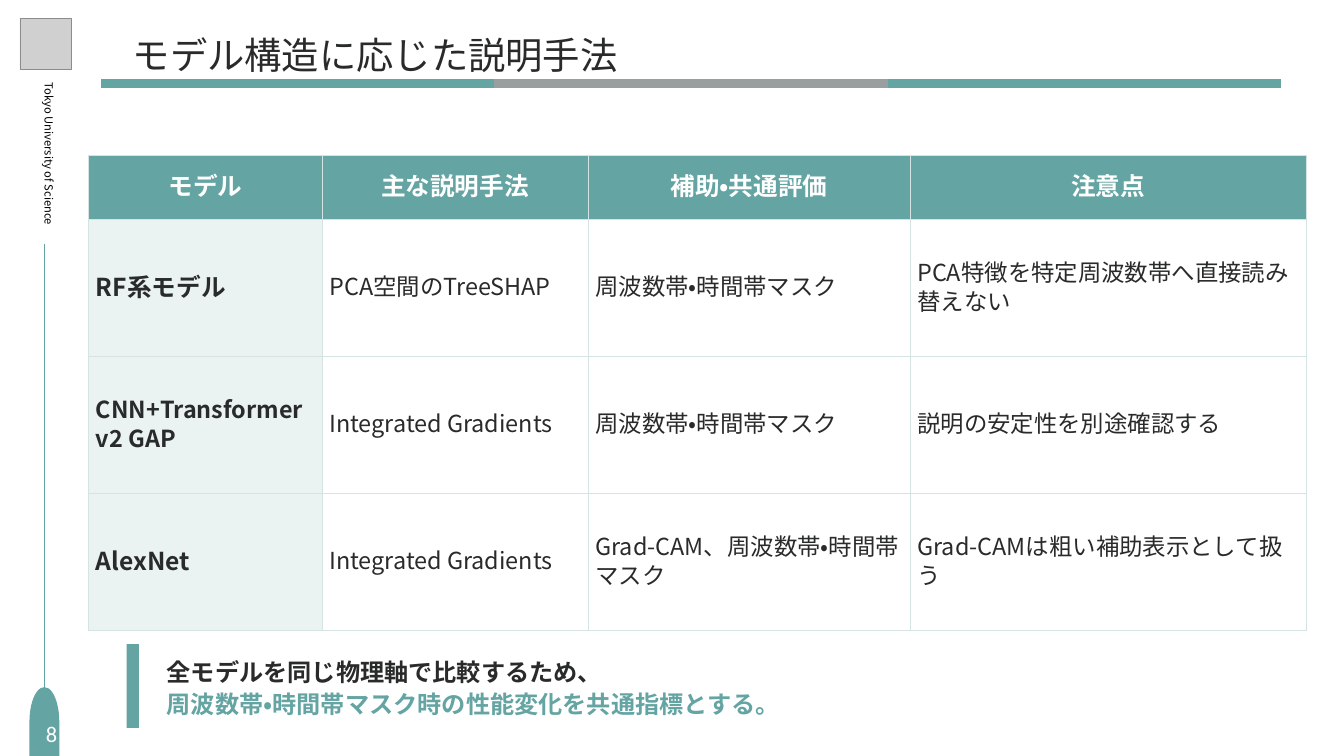
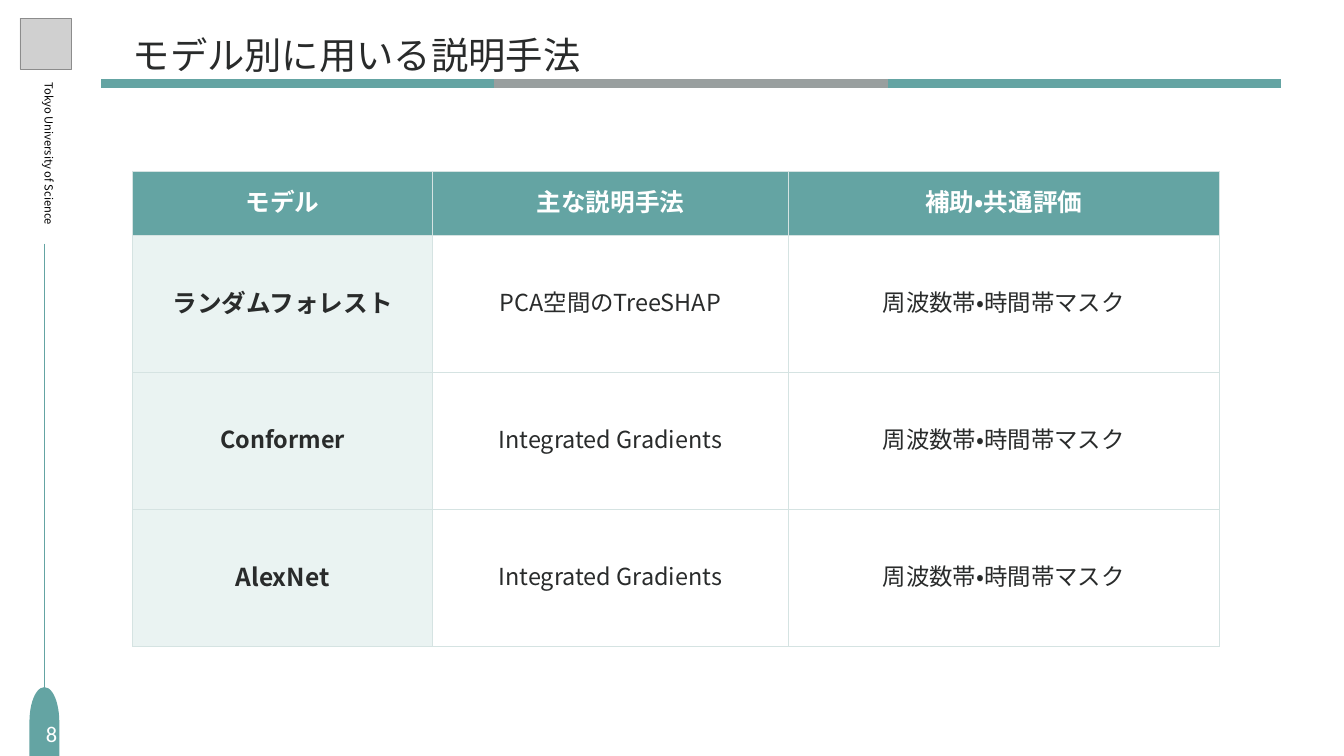
Before and after one commit to S-Riku-tus/university_research, a slide deck: slide 8 of 研究進捗報告/2026/724（中間発表）/研究進捗_柴崎陸_0724.pptx. Drawn at 1344x756 pixels with LibreOffice and Linux fonts; fonts in the diff are those of the drawing; grey boxes stand for pictures. Boxes give left, top, right and bottom in pixels: in the first picture for what was removed or moved away, otherwise in the second. Text is boxed around its words. In the diff, an @@ line names an element or a change of style, - is before the commit and + after.

```diff
--- a/研究進捗報告/2026/724（中間発表）/研究進捗_柴崎陸_0724.pptx
+++ b/研究進捗報告/2026/724（中間発表）/研究進捗_柴崎陸_0724.pptx
@@ text at [133, 37, 581, 72]: text changed @@
-モデル構造に応じた説明手法
+モデル別に用いる説明手法
@@ table at [133, 171, 1220, 646] @@
-column 1, row 2: RF系モデル
+column 1, row 2: ランダムフォレスト
-column 1, row 3: CNN+Transformer v2 GAP
+column 1, row 3: Conformer
-column 3: 補助・共通評価 | 周波数帯・時間帯マスク | 周波数帯・時間帯マスク | Grad-CAM、周波数帯・時間帯マスク
-column 4: 注意点 | PCA特徴を特定周波数帯へ直接読み替えない | 説明の安定性を別途確認する | Grad-CAMは粗い補助表示として扱う
+column 3: 補助・共通評価 | 周波数帯・時間帯マスク | 周波数帯・時間帯マスク | 周波数帯・時間帯マスク
@@ table: place and size @@
-table at [89, 155, 1306, 631]
+table at [133, 171, 1220, 646]
@@ rectangle removed at [127, 644, 139, 728] @@
@@ text removed at [167, 660, 780, 715] @@
-全モデルを同じ物理軸で比較するため、
-周波数帯・時間帯マスク時の性能変化を共通指標とする。
```
Also in this commit, not shown: 4 other slides changed, 2 slides removed.
